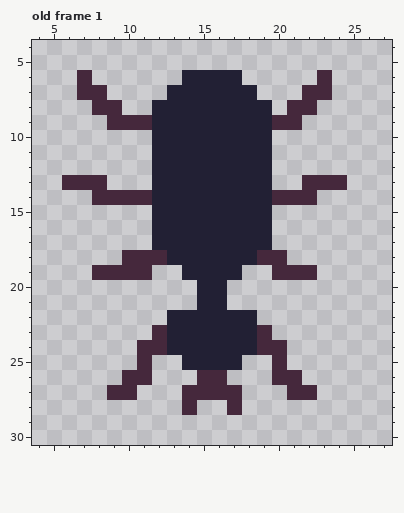
Pixel-art file: TheGame/Sprites/ant.aseprite. Above: the version before the commit.
32x32 pixels, 1 frame. Shown: old frame 1: x 4..27, y 4..30. The commit also changed other frames, which this record leaves out.
Now the later version:
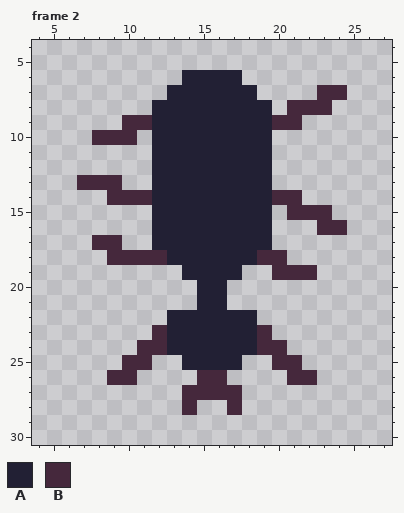
Palette (. is transparent): A #222034  B #45283c
A new or re-ordered frame is compared with the old frame closest to it.
Edits made:
frames 1 -> 4
layer "Head" added
layer "Legs" added
layer "Layer 1" removed
--- frame 2 is new; against old frame 1
@@ x 4..27 @@
  5 ........................
- 6 ...B......AAAA.....B....
- 7 ...BB....AAAAAA...BB....
- 8 ....BB..AAAAAAAA.BB.....
- 9 .....BBBAAAAAAAABB......
-10 ........AAAAAAAA........
+ 6 ..........AAAA..........
+ 7 .........AAAAAA....BB...
+ 8 ........AAAAAAAA.BBB....
+ 9 ......BBAAAAAAAABB......
+10 ....BBB.AAAAAAAA........
 11 ........AAAAAAAA........
 12 ........AAAAAAAA........
-13 ..BBB...AAAAAAAA..BBB...
-14 ....BBBBAAAAAAAABBB.....
-15 ........AAAAAAAA........
-16 ........AAAAAAAA........
-17 ........AAAAAAAA........
-18 ......BBBAAAAAABB.......
-19 ....BBBB..AAAA..BBB.....
+13 ...BBB..AAAAAAAA........
+14 .....BBBAAAAAAAABB......
+15 ........AAAAAAAA.BBB....
+16 ........AAAAAAAA...BB...
+17 ....BB..AAAAAAAA........
+18 .....BBBBAAAAAABB.......
+19 ..........AAAA..BBB.....
 20 ...........AA...........
@@ x 4..27 @@
 24 .......BBAAAAAABB.......
-25 .......B..AAAA..B.......
-26 ......BB...BB...BB......
-27 .....BB...BBBB...BB.....
+25 ......BB..AAAA..BB......
+26 .....BB....BB....BB.....
+27 ..........BBBB..........
 28 ..........B..B..........
Pixel boxes of the changes (left, top, right, bottom) in both pictures:
changed: (62, 70, 152, 280)
changed: (302, 70, 347, 115)
changed: (287, 175, 347, 235)
changed: (107, 355, 152, 400)
changed: (272, 355, 317, 400)
